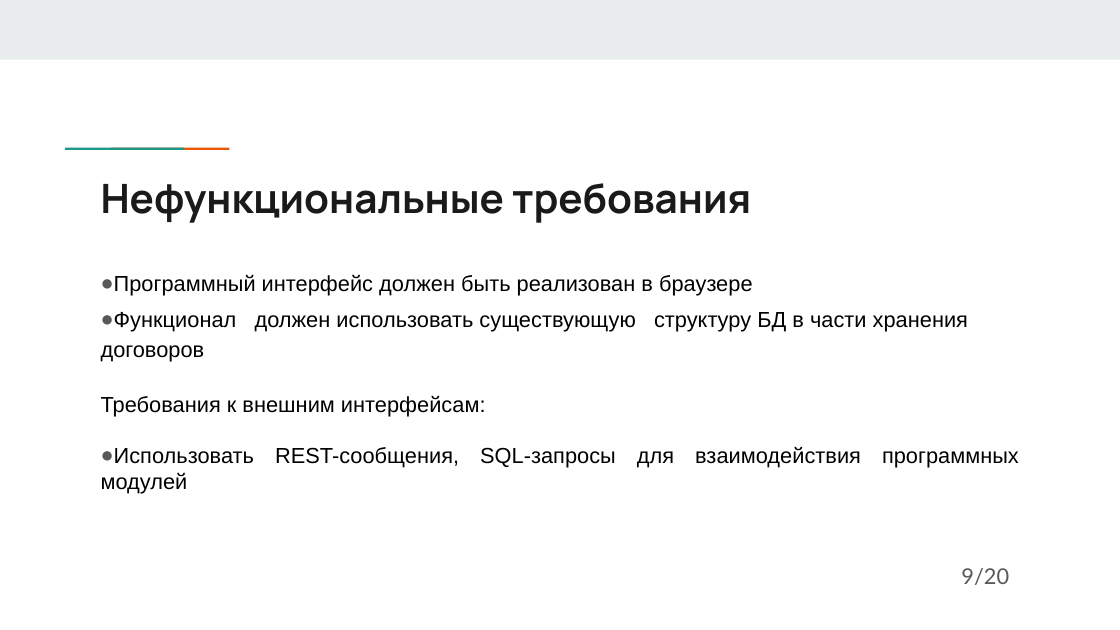
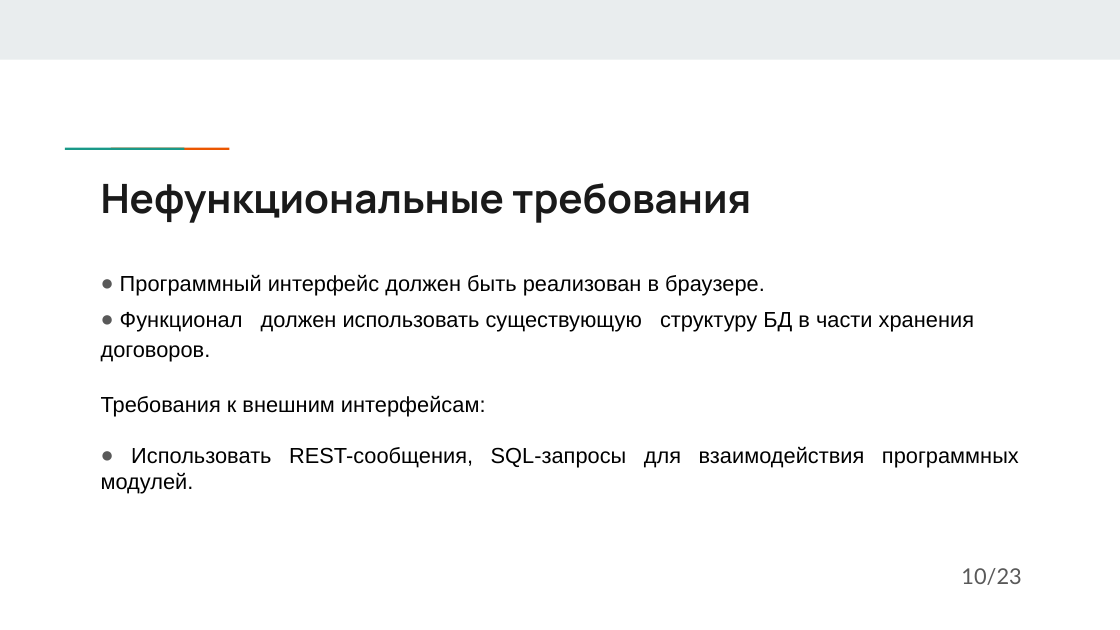
Before and after one commit to DaNkOMeN/MyDiplom, a slide deck: slide 10 of Последняя версия презентации.pptx. Drawn at 1120x630 pixels with LibreOffice and Linux fonts; fonts in the diff are those of the drawing. Boxes give left, top, right and bottom in pixels: in the first picture for what was removed or moved away, otherwise in the second. Text is boxed around its words. In the diff, an @@ line names an element or a change of style, - is before the commit and + after.

```diff
--- a/Последняя версия презентации.pptx
+++ b/Последняя версия презентации.pptx
@@ text at [101,274,974,362]: text changed @@
-● Программный интерфейс должен быть реализован в браузере
-● Функционал должен использовать существующую структуру БД в части хранения договоров
+● Программный интерфейс должен быть реализован в браузере.
+● Функционал должен использовать существующую структуру БД в части хранения договоров.
@@ text at [101,446,1019,494]: text changed @@
-● Использовать REST-сообщения, SQL-запросы для взаимодействия программных модулей
+● Использовать REST-сообщения, SQL-запросы для взаимодействия программных модулей.
@@ text at [961,568,1021,585]: text changed @@
-9/20
+10/23
```
Also in this commit, not shown: 19 other slides changed, 2 slides added, 1 slide removed, 1 other file.
